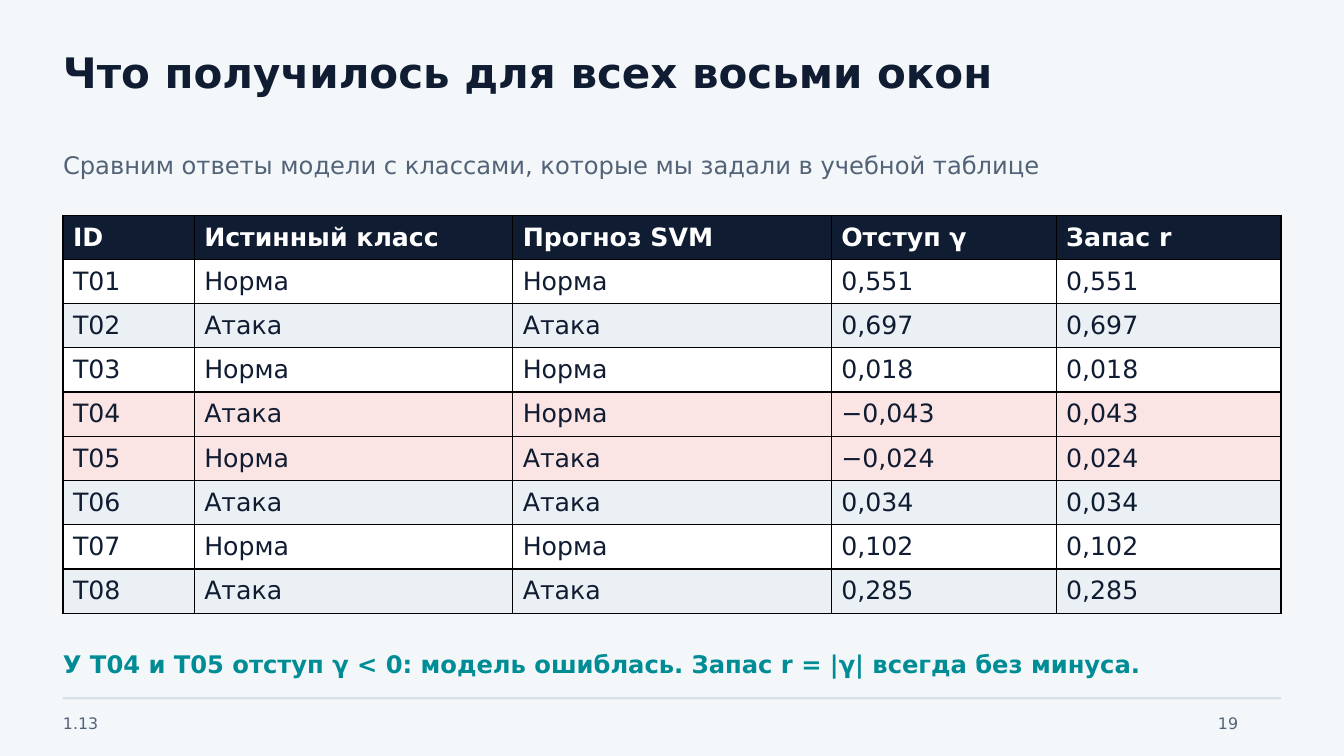
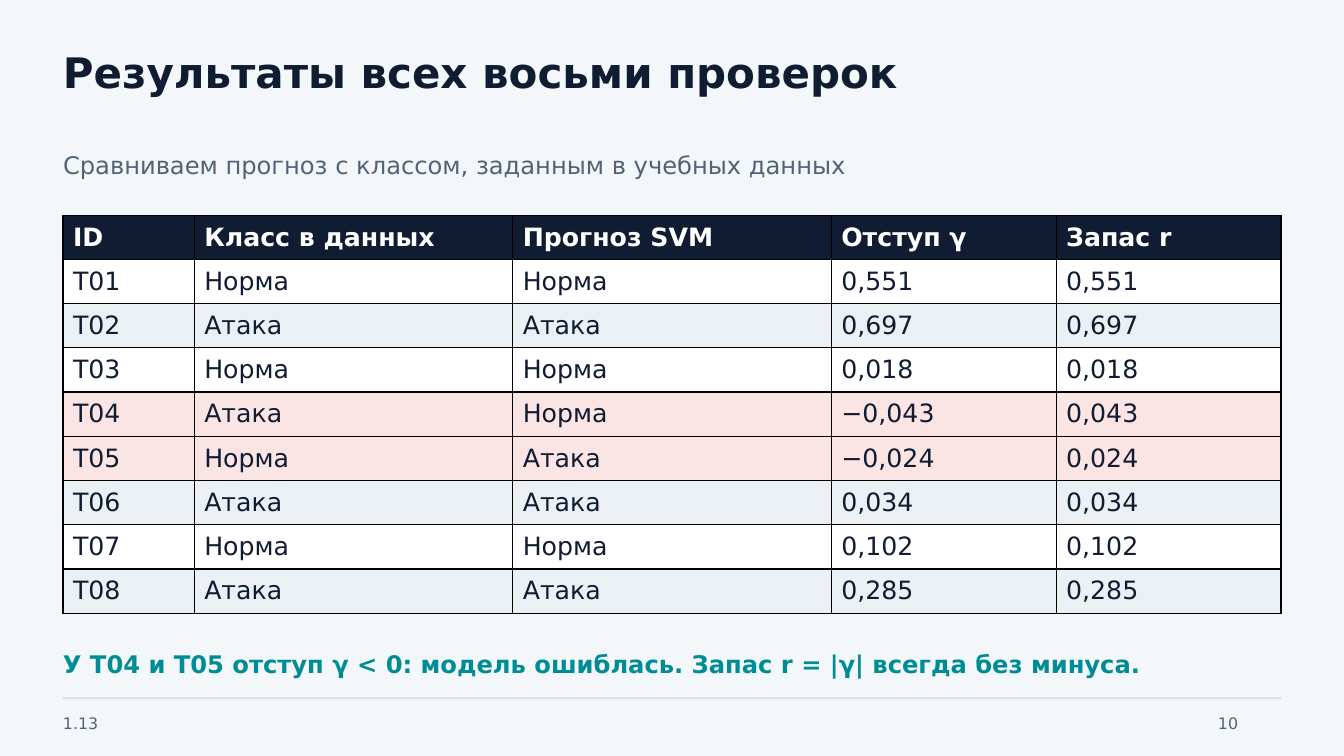
Before and after one commit to johnnilson664-sys/gis, a slide deck: slide 10 of presentations/1.13-etalony-otstupy/Etalony_otstupy_SYN_flood.pptx (slide 19 before the commit). Drawn at 1344x756 pixels with LibreOffice and Linux fonts; fonts in the diff are those of the drawing. Boxes give left, top, right and bottom in pixels: in the first picture for what was removed or moved away, otherwise in the second. Text is boxed around its words. In the diff, an @@ line names an element or a change of style, - is before the commit and + after.

```diff
--- a/presentations/1.13-etalony-otstupy/Etalony_otstupy_SYN_flood.pptx
+++ b/presentations/1.13-etalony-otstupy/Etalony_otstupy_SYN_flood.pptx
@@ text at [63, 57, 897, 97]: text changed @@
-Что получилось для всех восьми окон
+Результаты всех восьми проверок
@@ text at [63, 155, 845, 179]: text changed @@
-Сравним ответы модели с классами, которые мы задали в учебной таблице
+Сравниваем прогноз с классом, заданным в учебных данных
@@ table at [63, 216, 1280, 614] @@
-row 1, column 2: Истинный класс
+row 1, column 2: Класс в данных
@@ text at [1218, 717, 1238, 729]: text changed @@
-19
+10
```
Also in this commit, not shown: 8 other slides changed, 4 slides added, 15 slides removed, 5 other files.
